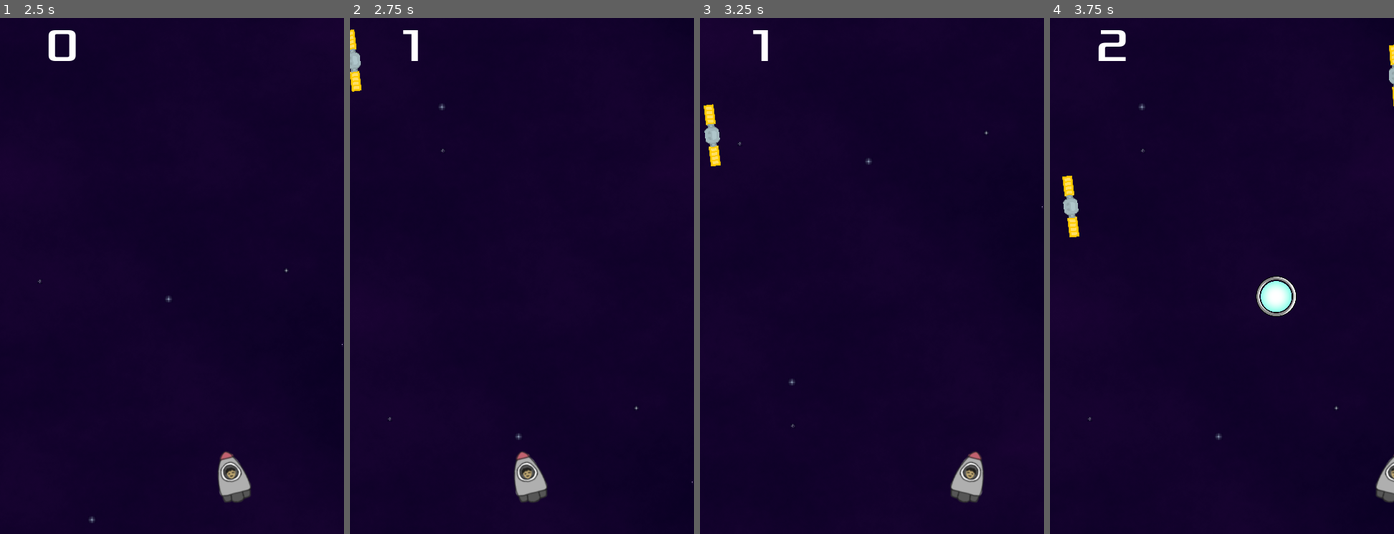
Above: before the commit, frames 1-4 (left to right).
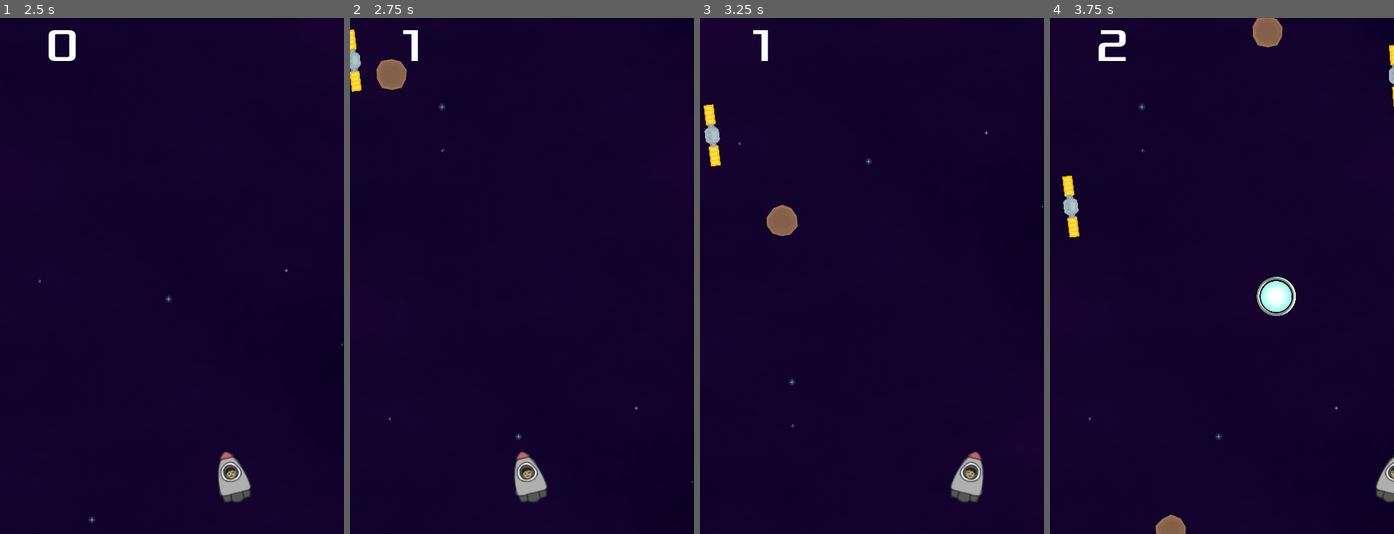
Above: after the commit, the same moments.

Repository: siddydutta/DYHTG-2024-SpaceEscape
Game: Godot game, scene res://main.tscn
Two runs of this game, one before a commit and one after it. Both use one fixed random seed, a clock stepped at 60 frames per second and the inputs below.
Inputs:
- Up to frame 1 (2.5 s): click "Launch Rocket" at 0.5 s; hold Right (move_right) 1.28-2.03 s; hold Left (move_left) from 2.03 s (still down)
- Up to frame 2 (2.75 s): keep holding Left (move_left)
- Up to frame 3 (3.25 s): release Left (move_left) at 2.78 s; hold Right (move_right) from 2.78 s (still down)
- Up to frame 4 (3.75 s): keep holding Right (move_right)

Frame 1 is identical in both runs. In frame 2, 0.4% of the frame differs, in the area x 7-17%, y 7-15%; in frame 3, 0.4%; in frame 4, 0.7%, in the area x 30-68%, y 0-100%.

Commit message:
Added asteroid sprite (#5)
Added tumbling asteroid enemy sprite.

Co-authored-by: Siddhartha Dutta <siddharthadutta@protonmail.com>

Diff:
--- /dev/null
+++ b/asteroid.gd
@@ -0,0 +1,13 @@
+extends RigidBody2D
+
+# Called when the node enters the scene tree for the first time.
+func _ready():
+	var asteroid_types = $AnimatedSprite2D.sprite_frames.get_animation_names()
+	$AnimatedSprite2D.play(asteroid_types[randi() % asteroid_types.size()])
+
+# Called every frame. 'delta' is the elapsed time since the previous frame.
+func _process(delta: float) -> void:
+	pass
+
+func _on_visible_on_screen_notifier_2d_screen_exited():
+	queue_free()
--- /dev/null
+++ b/asteroid.tscn
@@ -0,0 +1,50 @@
+[gd_scene load_steps=8 format=3 uid="uid://bs070po5rpmao"]
+
+[ext_resource type="Script" path="res://asteroid.gd" id="1_nxil2"]
+[ext_resource type="Texture2D" uid="uid://dcmft8atvd2cu" path="res://Sprites 2/Meteors/spaceMeteors_001.png" id="1_qdbmb"]
+[ext_resource type="Texture2D" uid="uid://8gwal3cqw26f" path="res://Sprites 2/Meteors/spaceMeteors_002.png" id="2_hsg7n"]
+[ext_resource type="Texture2D" uid="uid://b4pwl7qvd12rf" path="res://Sprites 2/Meteors/spaceMeteors_003.png" id="3_mljv1"]
+[ext_resource type="Texture2D" uid="uid://bkfyxig7b47n1" path="res://Sprites 2/Meteors/spaceMeteors_004.png" id="4_4h1yx"]
+
+[sub_resource type="SpriteFrames" id="SpriteFrames_vea5p"]
+animations = [{
+"frames": [{
+"duration": 1.0,
+"texture": ExtResource("1_qdbmb")
+}, {
+"duration": 1.0,
+"texture": ExtResource("2_hsg7n")
+}, {
+"duration": 1.0,
+"texture": ExtResource("3_mljv1")
+}, {
+"duration": 1.0,
+"texture": ExtResource("4_4h1yx")
+}],
+"loop": true,
+"name": &"tumble",
+"speed": 5.0
+}]
+
+[sub_resource type="CapsuleShape2D" id="CapsuleShape2D_t1e7m"]
+radius = 21.0
+height = 42.0
+
+[node name="asteroid" type="RigidBody2D"]
+collision_mask = 0
+script = ExtResource("1_nxil2")
+
+[node name="AnimatedSprite2D" type="AnimatedSprite2D" parent="."]
+scale = Vector2(0.1, 0.1)
+sprite_frames = SubResource("SpriteFrames_vea5p")
+animation = &"tumble"
+frame = 2
+frame_progress = 0.633924
+metadata/_edit_group_ = true
+
+[node name="CollisionShape2D" type="CollisionShape2D" parent="."]
+shape = SubResource("CapsuleShape2D_t1e7m")
+metadata/_edit_group_ = true
+
+[node name="VisibleOnScreenNotifier2D" type="VisibleOnScreenNotifier2D" parent="."]
+metadata/_edit_group_ = true
--- a/main.gd
+++ b/main.gd
@@ -1,11 +1,15 @@
 extends Node
 
 @export var mob_scene: PackedScene = preload("res://mob.tscn")
+@export var asteroid_scene: PackedScene = preload("res://asteroid.tscn")
 @export var power_up_scene: PackedScene = preload("res://power_up.tscn")
 
 var score
 var mob_initial_velocity = 200
 var mob_final_velocity = 250
+var asteroid_initial_velocity = 100
+var asteroid_final_velocity = 200
+
 var powerup_initial_velocity = 200
 var powerup_final_velocity = 250
 var speedDifficulty = 0
@@ -24,6 +28,7 @@
 	$ElevationTimer.stop()
 	$MobTimer.stop()
 	$PowerUpTimer.stop()
+	$AsteroidTimer.stop()
 	$HUD.show_game_over()
 
 func new_game():
@@ -36,6 +41,7 @@
 	$MobTimer.start()
 	$ElevationTimer.start()
 	$PowerUpTimer.start()
+	$AsteroidTimer.start()
 
 func _on_mob_timer_timeout():
 	# Create a new instance of the Mob scene.
@@ -66,6 +72,19 @@
 	$HUD.update_score(score)
 
 
+func _on_asteroid_timer_timeout() -> void:
+	var asteroid = asteroid_scene.instantiate()
+
+	var asteroid_spawn_location = $AsteroidPath/AsteroidSpawnLocation
+	asteroid_spawn_location.progress_ratio = randf()
+
+	asteroid.position = asteroid_spawn_location.position
+
+	var velocity = Vector2(randf_range(asteroid_initial_velocity, asteroid_final_velocity), 0.0)
+	asteroid.linear_velocity = velocity
+
+	add_child(asteroid)
+
 
 func _on_power_up_collected():
 	score += 3
--- a/main.tscn
+++ b/main.tscn
@@ -45,6 +45,8 @@
 [node name="PowerUpTimer" type="Timer" parent="."]
 wait_time = 2.0
 
+[node name="AsteroidTimer" type="Timer" parent="."]
+
 [node name="StartPosition" type="Marker2D" parent="."]
 position = Vector2(240, 640)
 
@@ -53,6 +55,14 @@
 curve = SubResource("Curve2D_euxua")
 
 [node name="MobSpawnLocation" type="PathFollow2D" parent="MobPath"]
+position = Vector2(0, 4)
+rotation = -1.5708
+
+[node name="AsteroidPath" type="Path2D" parent="."]
+scale = Vector2(1, 0.01)
+curve = SubResource("Curve2D_euxua")
+
+[node name="AsteroidSpawnLocation" type="PathFollow2D" parent="AsteroidPath"]
 position = Vector2(0, 4)
 rotation = -1.5708
 
@@ -72,3 +82,4 @@
 [connection signal="timeout" from="ElevationTimer" to="." method="_on_elevation_timer_timeout"]
 [connection signal="timeout" from="StartTimer" to="." method="_on_start_timer_timeout"]
 [connection signal="timeout" from="PowerUpTimer" to="." method="_on_power_up_timer_timeout"]
+[connection signal="timeout" from="AsteroidTimer" to="." method="_on_asteroid_timer_timeout"]
--- a/mob.gd
+++ b/mob.gd
@@ -1,5 +1,4 @@
 extends RigidBody2D
-
 
 # Called when the node enters the scene tree for the first time.
 func _ready():
--- a/player.gd
+++ b/player.gd
@@ -80,9 +80,19 @@
 		_on_mob_collision(body)
 	elif body.is_in_group("powerups"):
 		_on_power_up_collision(body)
+	else:
+		_on_asteroid_collision(body)
 
 # Handle mob collision (player hit by a mob)
 func _on_mob_collision(mob: Node2D) -> void:
+	hide()
+	hit.emit()
+
+	# Must be deferred as we can't change physics properties on a physics callback.
+	$CollisionShape2D.set_deferred("disabled", true)
+
+# Handle asteroid collision (player hit by an asteroid)
+func _on_asteroid_collision(asteroid: Node2D) -> void:
 	hide()
 	hit.emit()
 
--- a/project.godot
+++ b/project.godot
@@ -25,6 +25,7 @@
 
 mobs="Objects that will hit the player and end the game"
 powerups="PowerUps that will make the player go faster"
+asteroids=""
 
 [input]
 
Not shown, added: Background/space background.png.import
Not shown, added: Font/Kenney Future Narrow.ttf.import
Not shown, added: Font/Kenney Future.ttf.import
Not shown, added: GUI backgrounds/Game over.png.import
Not shown, added: GUI backgrounds/High score.png.import
Not shown, added: GUI backgrounds/Settings 1.png.import
Not shown, added: GUI backgrounds/Settings 2.png.import
Not shown, added: GUI backgrounds/Settings 3.png.import
Not shown, added: GUI backgrounds/Settings 4.png.import
Not shown, added: GUI backgrounds/Title.png.import
Not shown, added: GUI backgrounds/Tutorial.png.import
Not shown, added: Music/Space Music.mp3.import
(and 220 more such lines)
